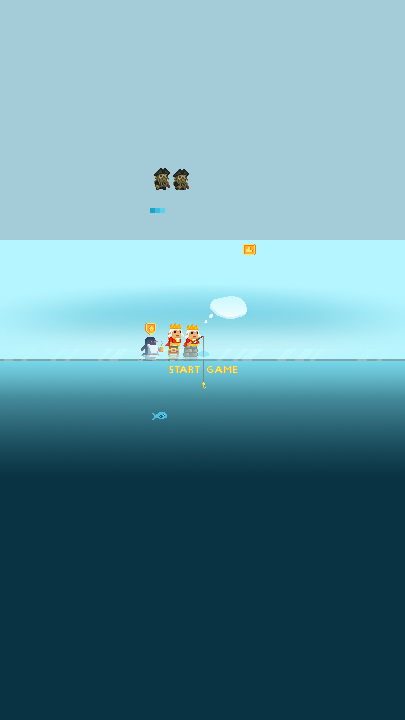
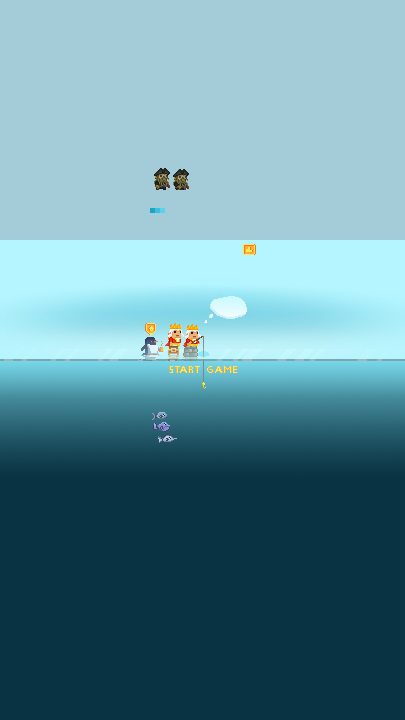
Revision of a layered 405px x 720px image; what changed, layer by layer:
added layer "Рыба 3" above "Рыба 2" over (x1=158, y1=434, x2=177, y2=443)
added layer "Рыба 2" above "Рыба 1" over (x1=153, y1=422, x2=170, y2=432)
renamed "Слой 1" to "Рыба 1", painted on it over (x1=152, y1=412, x2=167, y2=420)
